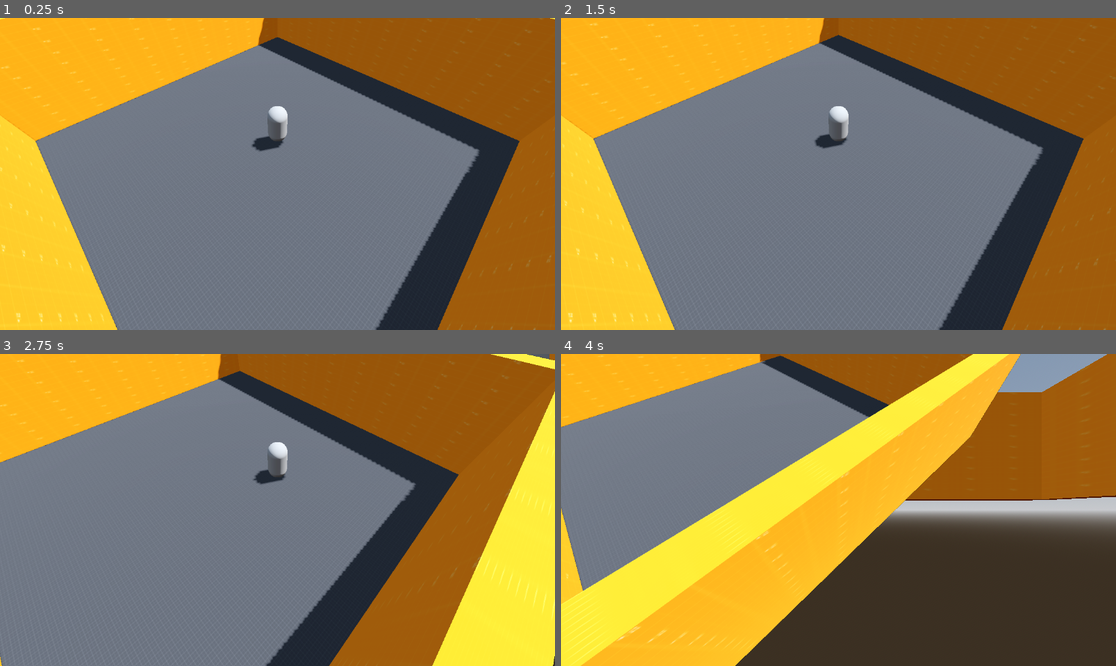
Above: before the commit, frames 1-4 (two rows, left to right).
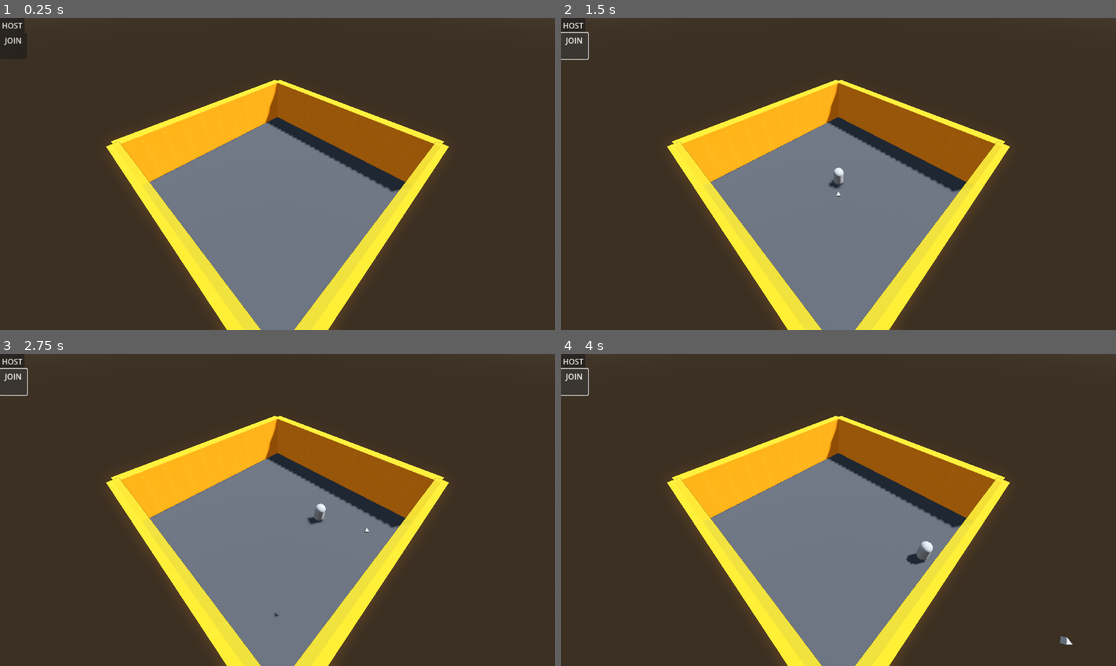
Above: after the commit, the same moments.

Repository: IIcyTundra/Untitiled_GGJ2024
Game: Godot game, scene res://Scenes/test_map.tscn
Same seed, same stepped clock (60 frames per second), same inputs: the game is played once before the commit and once after it.
Inputs (mouse positions are in pixels of both pictures, inside the frame that each line leads up to):
- Up to frame 1 (0.25 s): no input
- Up to frame 2 (1.5 s): click (572, 24) at 0.5 s, where only the run after the commit has a clickable "HOST"; click (572, 46) at 1.25 s, where only the run after the commit has a clickable "JOIN"
- Up to frame 3 (2.75 s): hold D (right) from 2.03 s (still down)
- Up to frame 4 (4 s): release D (right) at 2.78 s; hold S (down) 2.78-3.53 s; hold D (right) from 3.53 s (still down)

The runs differ from the first frame. In frame 1, 84% of the frame differs, in the area x 0-100%, y 0-100%; in frame 2, 84%; in frame 3, 86%; in frame 4, 83%.

Commit message:
Local multiplayer test added

Diff:
--- /dev/null
+++ b/Scenes/CameraControls.gd
@@ -0,0 +1,11 @@
+extends Node3D
+
+
+# Called when the node enters the scene tree for the first time.
+func _ready():
+	pass # Replace with function body.
+
+
+# Called every frame. 'delta' is the elapsed time since the previous frame.
+func _process(delta):
+	pass
--- /dev/null
+++ b/Scenes/Test_MP.tscn
@@ -0,0 +1,19 @@
+[gd_scene format=3 uid="uid://c6s37lmbny682"]
+
+[node name="TestMP" type="Control"]
+layout_mode = 3
+anchors_preset = 15
+anchor_right = 1.0
+anchor_bottom = 1.0
+grow_horizontal = 2
+grow_vertical = 2
+
+[node name="Host" type="Button" parent="."]
+layout_mode = 0
+offset_right = 8.0
+offset_bottom = 8.0
+
+[node name="Join" type="Button" parent="."]
+layout_mode = 0
+offset_right = 8.0
+offset_bottom = 8.0
--- a/Scenes/cam_rig.tscn
+++ b/Scenes/cam_rig.tscn
@@ -5,10 +5,10 @@
 
 [sub_resource type="ShaderMaterial" id="ShaderMaterial_6pduw"]
 shader = ExtResource("2_hl1sf")
-shader_parameter/MULTIPLIER = 0.56
-shader_parameter/SCALE = 0.5
-shader_parameter/SOFTNESS = 0.45
-shader_parameter/BASE_OPACITY = 0.6
+shader_parameter/MULTIPLIER = 0.8
+shader_parameter/SCALE = 0.4
+shader_parameter/SOFTNESS = 0.6
+shader_parameter/BASE_OPACITY = 0.9
 
 [node name="CamRig" type="Node3D"]
 script = ExtResource("1_nowg4")
@@ -21,6 +21,7 @@
 anchor_bottom = 1.0
 grow_horizontal = 2
 grow_vertical = 2
+metadata/_edit_use_anchors_ = true
 
 [node name="BackgroundPass" type="SubViewport" parent="BaseCam/BackgroundPassContainer"]
 transparent_bg = true
@@ -37,6 +38,7 @@
 anchor_bottom = 1.0
 grow_horizontal = 2
 grow_vertical = 2
+metadata/_edit_use_anchors_ = true
 
 [node name="ForegroundPass" type="SubViewport" parent="BaseCam/ForegroundPassContainer"]
 transparent_bg = true
--- a/Scenes/player.tscn
+++ b/Scenes/player.tscn
@@ -9,7 +9,13 @@
 [sub_resource type="PrismMesh" id="PrismMesh_uu7j7"]
 size = Vector3(0.2, 0.2, 0.2)
 
+[sub_resource type="SceneReplicationConfig" id="SceneReplicationConfig_c7j45"]
+properties/0/path = NodePath(".:position")
+properties/0/spawn = true
+properties/0/replication_mode = 1
+
 [node name="Player" type="CharacterBody3D"]
+transform = Transform3D(0.707107, 0, 0.707107, 0, 1, 0, -0.707107, 0, 0.707107, 0, 0, 0)
 script = ExtResource("1_h5vgk")
 
 [node name="CharacterModel" type="Node3D" parent="."]
@@ -27,3 +33,6 @@
 [node name="MeshInstance3D" type="MeshInstance3D" parent="CamPoint"]
 transform = Transform3D(1, 0, 0, 0, 0.97826, 0.207382, 0, -0.207382, 0.97826, 0, 0, 0)
 mesh = SubResource("PrismMesh_uu7j7")
+
+[node name="MultiplayerSynchronizer" type="MultiplayerSynchronizer" parent="."]
+replication_config = SubResource("SceneReplicationConfig_c7j45")
--- a/Scenes/test_map.tscn
+++ b/Scenes/test_map.tscn
@@ -1,9 +1,12 @@
-[gd_scene load_steps=13 format=3 uid="uid://6so36btsxqpj"]
+[gd_scene load_steps=18 format=3 uid="uid://6so36btsxqpj"]
 
 [ext_resource type="PackedScene" uid="uid://k7o1fb1ouopy" path="res://Scenes/Player.tscn" id="1_cb72q"]
+[ext_resource type="Script" path="res://Scripts/MP_Test.gd" id="1_mi6e2"]
 [ext_resource type="Texture2D" uid="uid://blvy2816o3266" path="res://addons/kenney_prototype_textures/dark/texture_03.png" id="1_ybqyw"]
 [ext_resource type="Texture2D" uid="uid://cy7rr785giyq4" path="res://addons/kenney_prototype_textures/orange/texture_01.png" id="3_rsy5k"]
-[ext_resource type="PackedScene" uid="uid://c5qwpo651mqat" path="res://Scenes/cam_rig.tscn" id="4_pd3jn"]
+[ext_resource type="Script" path="res://Scripts/cam_rig.gd" id="5_1dibl"]
+[ext_resource type="Shader" path="res://Resources/forground_shader.gdshader" id="5_k7sw2"]
+[ext_resource type="Script" path="res://Scenes/CameraControls.gd" id="7_su0an"]
 
 [sub_resource type="ProceduralSkyMaterial" id="ProceduralSkyMaterial_tqv6m"]
 sky_horizon_color = Color(0.64625, 0.65575, 0.67075, 1)
@@ -38,19 +41,29 @@
 albedo_texture = ExtResource("3_rsy5k")
 uv1_scale = Vector3(10, 10, 10)
 
+[sub_resource type="ShaderMaterial" id="ShaderMaterial_am7o3"]
+shader = ExtResource("5_k7sw2")
+shader_parameter/MULTIPLIER = 0.8
+shader_parameter/SCALE = 0.4
+shader_parameter/SOFTNESS = 0.6
+shader_parameter/BASE_OPACITY = 0.9
+
+[sub_resource type="BoxShape3D" id="BoxShape3D_60m75"]
+size = Vector3(10, 5, 10)
+
 [node name="TestMap" type="Node3D"]
+script = ExtResource("1_mi6e2")
+player = ExtResource("1_cb72q")
 
 [node name="WorldEnvironment" type="WorldEnvironment" parent="."]
 environment = SubResource("Environment_ecert")
-
-[node name="Player" parent="." instance=ExtResource("1_cb72q")]
-transform = Transform3D(0.707107, 0, 0.707107, 0, 1, 0, -0.707107, 0, 0.707107, 0, 2, 0)
 
 [node name="DirectionalLight3D" type="DirectionalLight3D" parent="."]
 transform = Transform3D(-0.866025, -0.433013, 0.25, 0, 0.5, 0.866025, -0.5, 0.75, -0.433013, 0, 0, 0)
 shadow_enabled = true
 
 [node name="Map" type="Node3D" parent="."]
+transform = Transform3D(1, 0, 0, 0, 1, 0, 0, 0, 1, 0, -1, 0)
 
 [node name="CSGBox3D" type="CSGBox3D" parent="Map"]
 material_override = SubResource("StandardMaterial3D_er3qw")
@@ -71,18 +84,102 @@
 
 [node name="CSGBox3D4" type="CSGBox3D" parent="Map"]
 transform = Transform3D(-1, 0, -8.74228e-08, 0, 1, 0, 8.74228e-08, 0, -1, 10, 3, 0)
+layers = 2
 material_override = SubResource("StandardMaterial3D_76wap")
 use_collision = true
-collision_layer = 2
-collision_mask = 2
 size = Vector3(1, 5, 20)
 
 [node name="CSGBox3D5" type="CSGBox3D" parent="Map"]
 transform = Transform3D(1.31134e-07, 0, -1, 0, 1, 0, 1, 0, 1.31134e-07, 0, 3, 10)
+layers = 2
 material_override = SubResource("StandardMaterial3D_llkuj")
 use_collision = true
-collision_layer = 2
-collision_mask = 2
 size = Vector3(1, 5, 20)
 
-[node name="CamRig" parent="." instance=ExtResource("4_pd3jn")]
+[node name="CanvasLayer" type="CanvasLayer" parent="."]
+
+[node name="Host" type="Button" parent="CanvasLayer"]
+z_index = 1
+offset_right = 51.0
+offset_bottom = 31.0
+text = "HOST"
+
+[node name="Join" type="Button" parent="CanvasLayer"]
+z_index = 1
+offset_top = 31.0
+offset_right = 56.0
+offset_bottom = 85.0
+text = "JOIN
+
+"
+
+[node name="MultiplayerSpawner" type="MultiplayerSpawner" parent="CanvasLayer"]
+_spawnable_scenes = PackedStringArray("res://Scenes/Player.tscn")
+spawn_path = NodePath("../..")
+
+[node name="BaseCam" type="Camera3D" parent="."]
+transform = Transform3D(0.707107, -0.5, 0.5, 0, 0.707107, 0.707107, -0.707107, -0.5, 0.5, 10, 15, 10)
+script = ExtResource("5_1dibl")
+
+[node name="BackgroundPassContainer" type="SubViewportContainer" parent="BaseCam"]
+anchors_preset = 15
+anchor_right = 1.0
+anchor_bottom = 1.0
+grow_horizontal = 2
+grow_vertical = 2
+metadata/_edit_use_anchors_ = true
+
+[node name="BackgroundPass" type="SubViewport" parent="BaseCam/BackgroundPassContainer"]
+transparent_bg = true
+handle_input_locally = false
+render_target_update_mode = 4
+
+[node name="BackgroundCam" type="Camera3D" parent="BaseCam/BackgroundPassContainer/BackgroundPass"]
+cull_mask = 1047553
+
+[node name="ForegroundPassContainer" type="SubViewportContainer" parent="BaseCam"]
+material = SubResource("ShaderMaterial_am7o3")
+anchors_preset = 15
+anchor_right = 1.0
+anchor_bottom = 1.0
+grow_horizontal = 2
+grow_vertical = 2
+metadata/_edit_use_anchors_ = true
+
+[node name="ForegroundPass" type="SubViewport" parent="BaseCam/ForegroundPassContainer"]
+transparent_bg = true
+handle_input_locally = false
+render_target_update_mode = 4
+
+[node name="ForegroundCam" type="Camera3D" parent="BaseCam/ForegroundPassContainer/ForegroundPass"]
+cull_mask = 1047554
+
+[node name="PlayerCoords" type="Node3D" parent="."]
+script = ExtResource("7_su0an")
+
+[node name="Area3D" type="Area3D" parent="PlayerCoords"]
+transform = Transform3D(1, 0, 0, 0, 1, 0, 0, 0, 1, -5, 0, -5)
+
+[node name="CollisionShape3D" type="CollisionShape3D" parent="PlayerCoords/Area3D"]
+shape = SubResource("BoxShape3D_60m75")
+
+[node name="Area3D2" type="Area3D" parent="PlayerCoords"]
+transform = Transform3D(1, 0, 0, 0, 1, 0, 0, 0, 1, 5, 0, -5)
+
+[node name="CollisionShape3D" type="CollisionShape3D" parent="PlayerCoords/Area3D2"]
+shape = SubResource("BoxShape3D_60m75")
+
+[node name="Area3D3" type="Area3D" parent="PlayerCoords"]
+transform = Transform3D(1, 0, 0, 0, 1, 0, 0, 0, 1, -5, 0, 5)
+
+[node name="CollisionShape3D" type="CollisionShape3D" parent="PlayerCoords/Area3D3"]
+shape = SubResource("BoxShape3D_60m75")
+
+[node name="Area3D4" type="Area3D" parent="PlayerCoords"]
+transform = Transform3D(1, 0, 0, 0, 1, 0, 0, 0, 1, 5, 0, 5)
+
+[node name="CollisionShape3D" type="CollisionShape3D" parent="PlayerCoords/Area3D4"]
+shape = SubResource("BoxShape3D_60m75")
+
+[connection signal="pressed" from="CanvasLayer/Host" to="." method="_on_host_pressed"]
+[connection signal="pressed" from="CanvasLayer/Join" to="." method="_on_join_pressed"]
--- /dev/null
+++ b/Scripts/MP_Test.gd
@@ -0,0 +1,36 @@
+extends Node3D
+
+var peer = ENetMultiplayerPeer.new()
+@export var player : PackedScene
+@onready var camera_3d = $BaseCam
+
+
+
+func _on_host_pressed():
+	print("Hosting Server...")
+	peer.create_server(123)
+	multiplayer.multiplayer_peer = peer
+	multiplayer.peer_connected.connect(add_player)
+	add_player()
+
+
+func _on_join_pressed():
+	print("Joining Server...")
+	peer.create_client("127.0.0.1", 123)
+	multiplayer.multiplayer_peer = peer
+
+func add_player(id = 1):
+	var new_player = player.instantiate()
+	new_player.name = str(id)
+	call_deferred("add_child", new_player)
+
+func exit_game(id):
+	multiplayer.peer_disconnected.connect(del_player)
+	del_player(id)
+
+
+func del_player(id):
+	rpc("_del_player", id)
+
+@rpc("any_peer", "call_local") func _del_player(id):
+	get_node(str(id)).queue_free()
--- a/Scripts/Player.gd
+++ b/Scripts/Player.gd
@@ -1,40 +1,47 @@
 extends CharacterBody3D
 
 
-const SPEED = 5.0
+const SPEED = 6.0
+
 const JUMP_VELOCITY = 4.5
 
 @onready var cam_point = $CamPoint
-@onready var character_model = $CharacterModel/MeshInstance3D #Change after model is imported
-
+@onready var character_model = $CharacterModel#Change after model is imported
+@onready var cam_rig = $CamRig
 # Get the gravity from the project settings to be synced with RigidBody nodes.
 var gravity = ProjectSettings.get_setting("physics/3d/default_gravity")
 
+
+func _enter_tree():
+	set_multiplayer_authority(name.to_int())
+	#if(is_multiplayer_authority()):
+		#print(cam_rig)		#cam_rig.process_mode = Node.PROCESS_MODE_INHERIT
 func _ready():
 	GameManager.set_player(self)
 
 
 
 func _physics_process(delta):
-	# Add the gravity.
-	if not is_on_floor():
-		velocity.y -= gravity * delta
+	if is_multiplayer_authority():
+		# Add the gravity.
+		if not is_on_floor():
+			velocity.y -= gravity * delta
 
-	# Handle jump.
-	if Input.is_action_just_pressed("ui_accept") and is_on_floor():
-		velocity.y = JUMP_VELOCITY
+		# Handle jump.
+		if Input.is_action_just_pressed("ui_accept") and is_on_floor():
+			velocity.y = JUMP_VELOCITY
 
-	# Get the input direction and handle the movement/deceleration.
-	# As good practice, you should replace UI actions with custom gameplay actions.
-	var input_dir = Input.get_vector("left", "right", "up", "down")
-	var direction = (transform.basis * Vector3(input_dir.x, 0, input_dir.y)).normalized()
-	if direction:
-		velocity.x = direction.x * SPEED
-		velocity.z = direction.z * SPEED
-	else:
-		velocity.x = move_toward(velocity.x, 0, SPEED)
-		velocity.z = move_toward(velocity.z, 0, SPEED)
+		# Get the input direction and handle the movement/deceleration.
+		# As good practice, you should replace UI actions with custom gameplay actions.
+		var input_dir = Input.get_vector("left", "right", "up", "down")
+		var direction = (transform.basis * Vector3(input_dir.x, 0, input_dir.y)).normalized()
+		if direction:
+			velocity.x = direction.x * SPEED
+			velocity.z = direction.z * SPEED
+		else:
+			velocity.x = move_toward(velocity.x, 0, SPEED)
+			velocity.z = move_toward(velocity.z, 0, SPEED)
 
-	character_model.look_at(direction + position)
+		#character_model.look_at(direction + position)  Isn't needed currently
 
-	move_and_slide()
+		move_and_slide()
--- a/Scripts/cam_rig.gd
+++ b/Scripts/cam_rig.gd
@@ -1,10 +1,10 @@
 extends Node3D
 
-@onready var background_viewport = $BaseCam/BackgroundPassContainer/BackgroundPass
-@onready var foreground_viewport = $BaseCam/ForegroundPassContainer/ForegroundPass
+@onready var background_viewport = $BackgroundPassContainer/BackgroundPass
+@onready var foreground_viewport = $ForegroundPassContainer/ForegroundPass
 
-@onready var background_cam = $BaseCam/BackgroundPassContainer/BackgroundPass/BackgroundCam
-@onready var foreground_cam = $BaseCam/ForegroundPassContainer/ForegroundPass/ForegroundCam
+@onready var background_cam = $BackgroundPassContainer/BackgroundPass/BackgroundCam
+@onready var foreground_cam = $ForegroundPassContainer/ForegroundPass/ForegroundCam
 # Called when the node enters the scene tree for the first time.
 func _ready():
 	resize()
@@ -16,5 +16,5 @@
 
 # Called every frame. 'delta' is the elapsed time since the previous frame.
 func _process(delta):
-	background_cam.global_transform = GameManager.player.cam_point.global_transform
-	foreground_cam.global_transform = GameManager.player.cam_point.global_transform
+	background_cam.global_transform = global_transform
+	foreground_cam.global_transform = global_transform
--- a/Scripts/game_manager.gd
+++ b/Scripts/game_manager.gd
@@ -2,6 +2,5 @@
 
 var player:Node
 
-
 func set_player(player_node):
 	player = player_node
Not shown: 1 places in Scenes/player.tscn that only renumber resources
Not shown, added: Scenes/tes3450.tmp
Not shown, added: Scenes/tes599A.tmp
